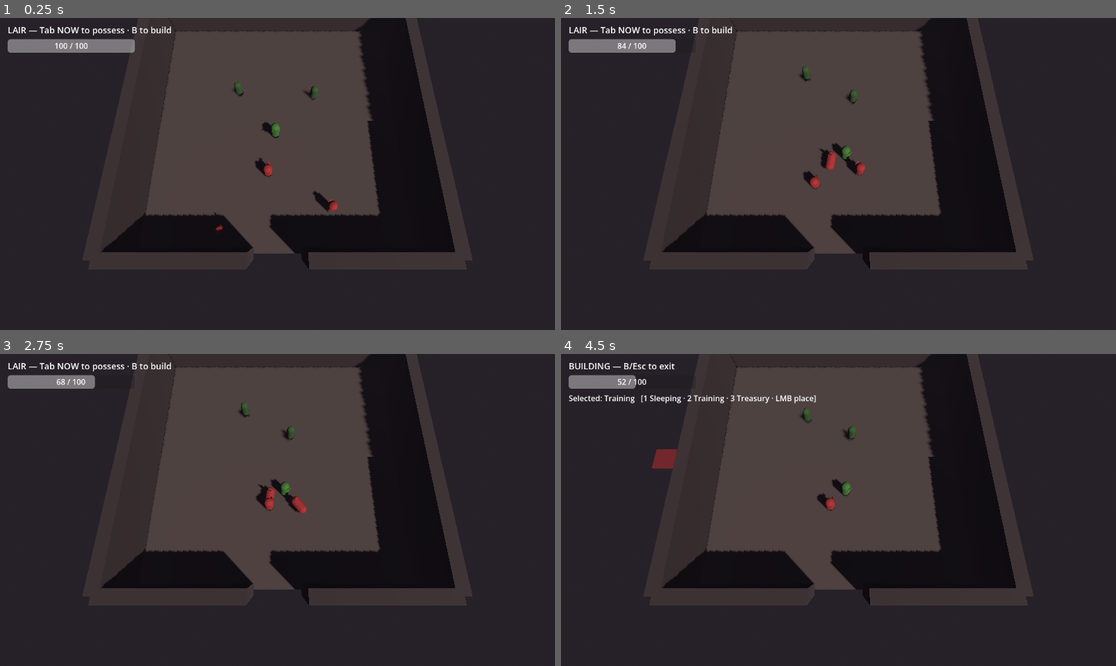
Above: before the commit, frames 1-4 (two rows, left to right).
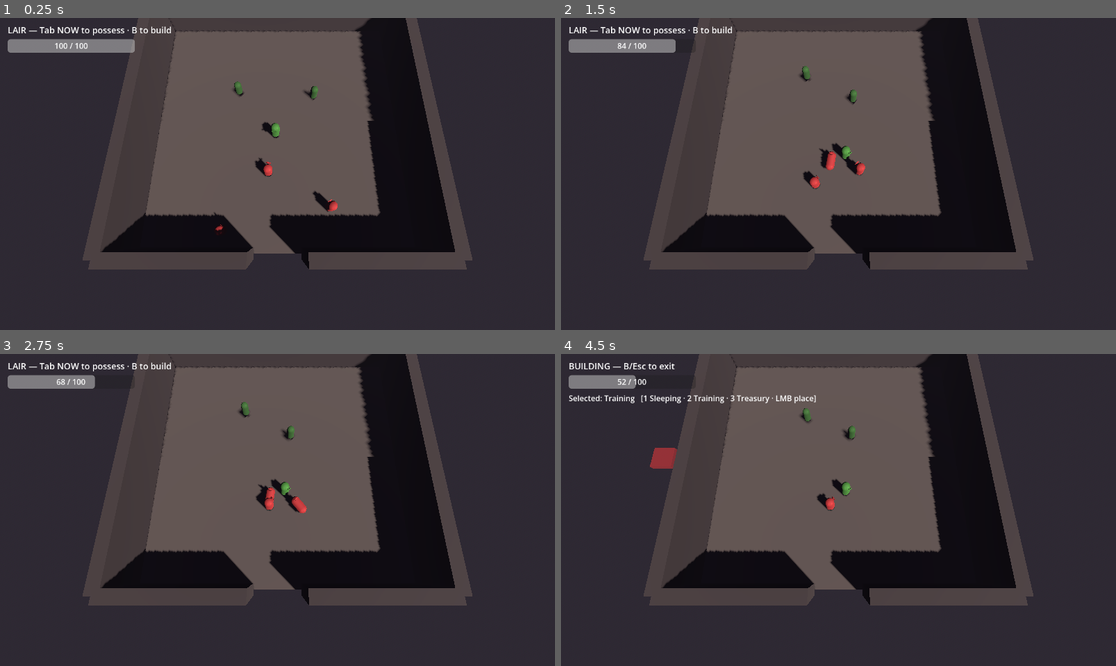
Above: after the commit, the same moments.

Repository: TAgents/orcs-lair
Game: Godot game, scene res://scenes/lair.tscn
Two runs of this game, one before a commit and one after it. Both use one fixed random seed, a clock stepped at 60 frames per second and the inputs below.
Inputs (mouse positions are in pixels of both pictures, inside the frame that each line leads up to):
- Up to frame 1 (0.25 s): no input
- Up to frame 2 (1.5 s): move the mouse to (960, 158) at 0.52 s; hold D (move_right) 0.53-1.28 s; tap J (attack) at 0.6 s; move the mouse to (727, 189) at 1.27 s; hold S (move_back) from 1.28 s (still down); click (727, 189) at 1.35 s
- Up to frame 3 (2.75 s): move the mouse to (333, 441) at 2.02 s; release S (move_back) at 2.03 s; hold D (move_right) from 2.03 s (still down); hold 1 (build_select_1) from 2.03 s (still down)
- Up to frame 4 (4.5 s): move the mouse to (810, 572) at 2.77 s; release D (move_right) at 2.78 s; release 1 (build_select_1) at 2.78 s; hold W (move_forward) 2.78-3.53 s; tap 2 (build_select_2) at 2.85 s; move the mouse to (1005, 556) at 3.52 s; hold 3 (build_select_3) 3.53-4.28 s; hold A (move_left) from 3.53 s (still down); move the mouse to (672, 463) at 4.27 s; tap B (build_toggle) at 4.35 s

The runs differ from the first frame. In frame 1, 0.2% of the frame differs, in the area x 38-61%, y 20-69%; in frame 2, 0.3%; in frame 3, 0.3%; in frame 4, 0.4%, in the area x 16-54%, y 17-50%.

Commit message:
polish: brighter lair, taller emissive rooms
- Ambient light: 0.4 → 0.7 energy; tint slightly less purple
- Directional sunlight: 0.9 → 1.5 energy
- Fog density: 0.015 → 0.008 (was muddying mid-distance)
- Rooms: height 0.15 → 0.35 (visibly volumetric, not flat decals);
  add subtle emission tinted to room color so they pop in dim cave
- Ghost preview & placed rooms share ROOM_HEIGHT constant so they
  align visually

Co-Authored-By: Claude Opus 4.7 (1M context) <noreply@anthropic.com>

Diff:
--- a/scenes/lair.tscn
+++ b/scenes/lair.tscn
@@ -21,11 +21,11 @@
 background_mode = 2
 sky = SubResource("sky")
 ambient_light_source = 3
-ambient_light_color = Color(0.5, 0.45, 0.55, 1)
-ambient_light_energy = 0.4
+ambient_light_color = Color(0.55, 0.5, 0.6, 1)
+ambient_light_energy = 0.7
 fog_enabled = true
-fog_light_color = Color(0.15, 0.13, 0.16, 1)
-fog_density = 0.015
+fog_light_color = Color(0.18, 0.16, 0.2, 1)
+fog_density = 0.008
 
 [sub_resource type="StandardMaterial3D" id="mat_floor"]
 albedo_color = Color(0.32, 0.30, 0.28, 1)
@@ -67,8 +67,8 @@
 
 [node name="DirectionalLight3D" type="DirectionalLight3D" parent="."]
 transform = Transform3D(0.7071068, -0.5, 0.5, 0, 0.7071068, 0.7071068, -0.7071068, -0.5, 0.5, 0, 12, 0)
-light_color = Color(1, 0.92, 0.85, 1)
-light_energy = 0.9
+light_color = Color(1, 0.94, 0.88, 1)
+light_energy = 1.5
 shadow_enabled = true
 
 [node name="Floor" type="StaticBody3D" parent="."]
--- a/scripts/build/build_controller.gd
+++ b/scripts/build/build_controller.gd
@@ -7,6 +7,7 @@
 
 const CELL_SIZE: float = 1.0
 const FLOOR_HALF_EXTENT: float = 12.0  # lair floor goes [-12, +12] on x/z
+const ROOM_HEIGHT: float = 0.35
 
 @onready var ghost: MeshInstance3D = $Ghost
 
@@ -69,7 +70,7 @@
 func _apply_visual_for_type() -> void:
 	var room: Room = Room.make(current_type)
 	var box: BoxMesh = BoxMesh.new()
-	box.size = Vector3(room.footprint.x * CELL_SIZE, 0.15, room.footprint.y * CELL_SIZE)
+	box.size = Vector3(room.footprint.x * CELL_SIZE, ROOM_HEIGHT, room.footprint.y * CELL_SIZE)
 	ghost.mesh = box
 	# Material is updated each frame to flash valid/invalid; color tinted from room.
 
@@ -101,7 +102,7 @@
 func _grid_to_world_center(grid: Vector2i, footprint: Vector2i) -> Vector3:
 	var cx: float = (grid.x + footprint.x * 0.5) * CELL_SIZE
 	var cz: float = (grid.y + footprint.y * 0.5) * CELL_SIZE
-	return Vector3(cx, 0.05, cz)
+	return Vector3(cx, ROOM_HEIGHT * 0.5, cz)
 
 func _can_place(grid: Vector2i, footprint: Vector2i) -> bool:
 	for dx in footprint.x:
@@ -125,11 +126,14 @@
 	# Caller assigns global_position AFTER adding to the tree.
 	var mesh := MeshInstance3D.new()
 	var box := BoxMesh.new()
-	box.size = Vector3(room.footprint.x * CELL_SIZE, 0.15, room.footprint.y * CELL_SIZE)
+	box.size = Vector3(room.footprint.x * CELL_SIZE, ROOM_HEIGHT, room.footprint.y * CELL_SIZE)
 	mesh.mesh = box
 	var mat := StandardMaterial3D.new()
 	mat.albedo_color = room.color
-	mat.roughness = 0.7
+	mat.roughness = 0.6
+	mat.emission_enabled = true
+	mat.emission = room.color
+	mat.emission_energy_multiplier = 0.25
 	mesh.material_override = mat
 	n.add_child(mesh)
 	return n
